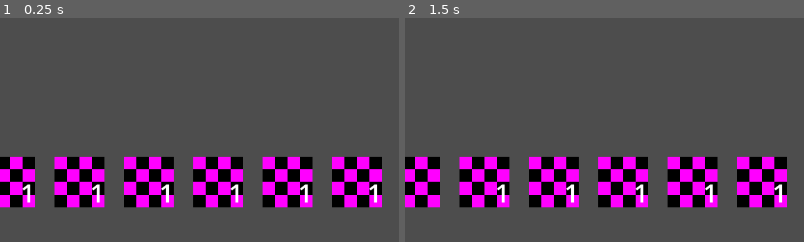
Above: before the commit, frames 1-2 (left to right).
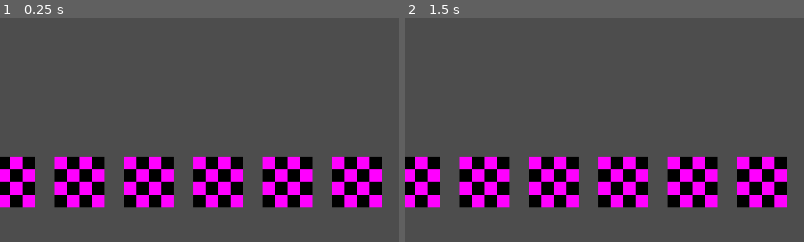
Above: after the commit, the same moments.

Repository: F1ejm/inventory
Game: Godot game, scene res://Main/main.tscn
Same seed, same stepped clock (60 frames per second), same inputs: the game is played once before the commit and once after it. The engine's default icon, where the game draws it, is replaced by a stand-in: a white triangle on a blue panel in a dark square.
Inputs (mouse positions are % of the whole screen's width and height, from its top left):
- Up to frame 1 (0.25 s): no input
- Up to frame 2 (1.5 s): click (28, 87) at 0.52 s; click (28, 87) at 1.27 s
The pictures show only the part of the screen within x 27-77%, y 50-100%; the shares and areas given below are measured in that part.

The runs differ from the first frame. In frame 1, 0.6% of the frame differs, in the area x 5-95%, y 74-83%; in frame 2, 0.5%.

Commit message:
ugabuga kocham kotki :3

Diff:
--- a/Character/inventory/UI/slot.gd
+++ b/Character/inventory/UI/slot.gd
@@ -10,12 +10,13 @@
 var quantity : int
 var index : int
 
-func _ready() -> void:
-	inv.connect("update",update_ui)
+#func _ready() -> void:
+#	inv.connect("update",update_ui)
 
 
 #aha to tylko dlatego ze to jest w procesie XDDDDDD kocham zycie
-func update_ui():
+#dobra juz dziala tylko jest mal problem z tymi sygnalami bo cos nie zalapuje i sie pulta
+func _process(delta: float) -> void:
 	if txt != null:
 		button.texture_normal = txt
 		var q = str(quantity)
--- a/Character/inventory/inventory.gd
+++ b/Character/inventory/inventory.gd
@@ -17,13 +17,13 @@
 		if items.has(body.item_info):
 			var index = items.find(body.item_info)
 			items[index].quantity += 1
-#			print(items[index].quantity)
+			print(items[index].quantity)
 #			print(items)
 #			print("do starego slota")
 			emit_signal("update")
 			return
 		items.append(body.item_info)
 		capasity -= 1
+		emit_signal("update")
 	else:
 		print("nichu")
-	emit_signal("update")
